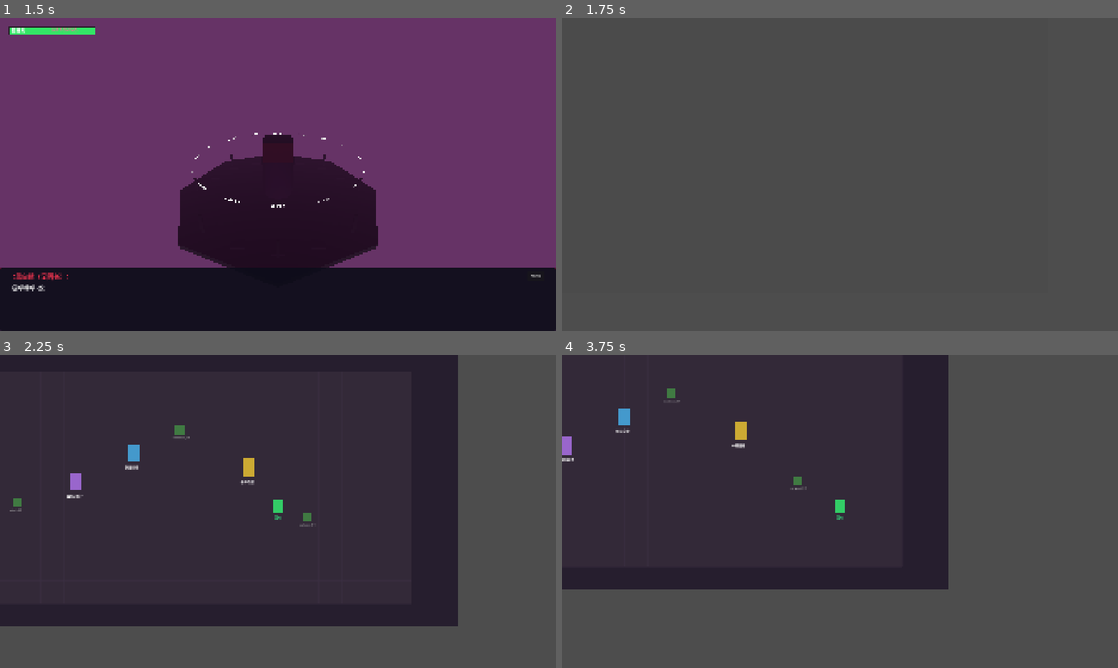
Above: before the commit, frames 1-4 (two rows, left to right).
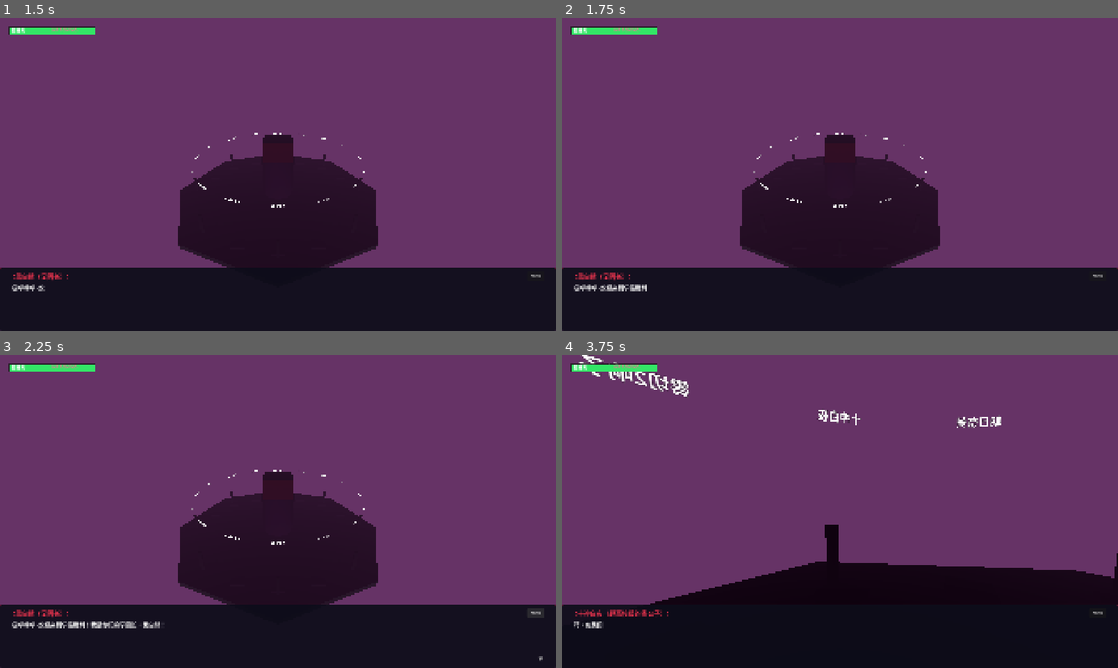
Above: after the commit, the same moments.

Repository: Luguoyn/dangan-AI
Game: Godot game, scene res://scenes/main.tscn
The game is run twice, just before and just after one commit, with the same random seed, the same clock (stepped at 60 frames per second) and the same inputs.
Inputs (mouse positions are in pixels of both pictures, inside the frame that each line leads up to):
- Up to frame 1 (1.5 s): tap Enter (confirm) at 0.5 s; move the mouse to (400, 158) at 0.52 s; hold D (move_right) 0.53-1.28 s; tap B at 0.6 s; click (400, 158) at 0.67 s; tap T at 0.8, 1.35 s; move the mouse to (166, 190) at 1.27 s; hold S (move_down) from 1.28 s (still down)
- Up to frame 2 (1.75 s): keep holding S (move_down); tap B at 1.55 s
- Up to frame 3 (2.25 s): release S (move_down) at 2 s; click (533, 611) at 2 s, where only the run after the commit has a clickable "AUTO"
- Up to frame 4 (3.75 s): move the mouse to (895, 442) at 2.77 s; hold D (move_right) 2.78-3.53 s; hold Enter (confirm) 2.78-3.53 s; tap T at 3.05 s; move the mouse to (812, 574) at 3.52 s; hold W (move_up) from 3.53 s (still down); click (812, 574) at 3.6 s

Frame 1 is identical in both runs. In frame 2, 100% of the frame differs, in the area x 0-100%, y 0-100%; in frame 3, 93%; in frame 4, 100%.

Commit message:
fix: B=关闭小游戏返回裁判场, Esc=返回日常篇

Diff:
--- a/scripts/courtroom/courtroom_scene.gd
+++ b/scripts/courtroom/courtroom_scene.gd
@@ -26,7 +26,7 @@
 	EventBus.trial_started.emit()
 	_add_test_evidence()
 	_auto_start_script()
-	print("[CourtroomScene] 裁判场就绪。D=议论 R=反论 H=拼字 C=高潮 B=返回")
+	print("[CourtroomScene] 裁判场就绪。D=议论 R=反论 H=拼字 C=高潮 B=关闭小游戏 Esc=返回日常")
 
 func _auto_start_script() -> void:
 	if _script_triggered:
@@ -52,10 +52,14 @@
 
 func _input(event: InputEvent) -> void:
 	if event is InputEventKey:
+		if event.keycode == KEY_ESCAPE and event.pressed:
+			if is_instance_valid(DebateManager._active_debate_ui):
+				DebateManager._active_debate_ui.queue_free()
+			SceneManager.load_scene("main")
+			return
 		if event.keycode == KEY_B and event.pressed:
 			if is_instance_valid(DebateManager._active_debate_ui):
 				DebateManager._active_debate_ui.queue_free()
-			SceneManager.load_scene("main")
 			return
 	if ScriptInterpreter.is_executing or ScriptInterpreter.is_waiting_input:
 		return
